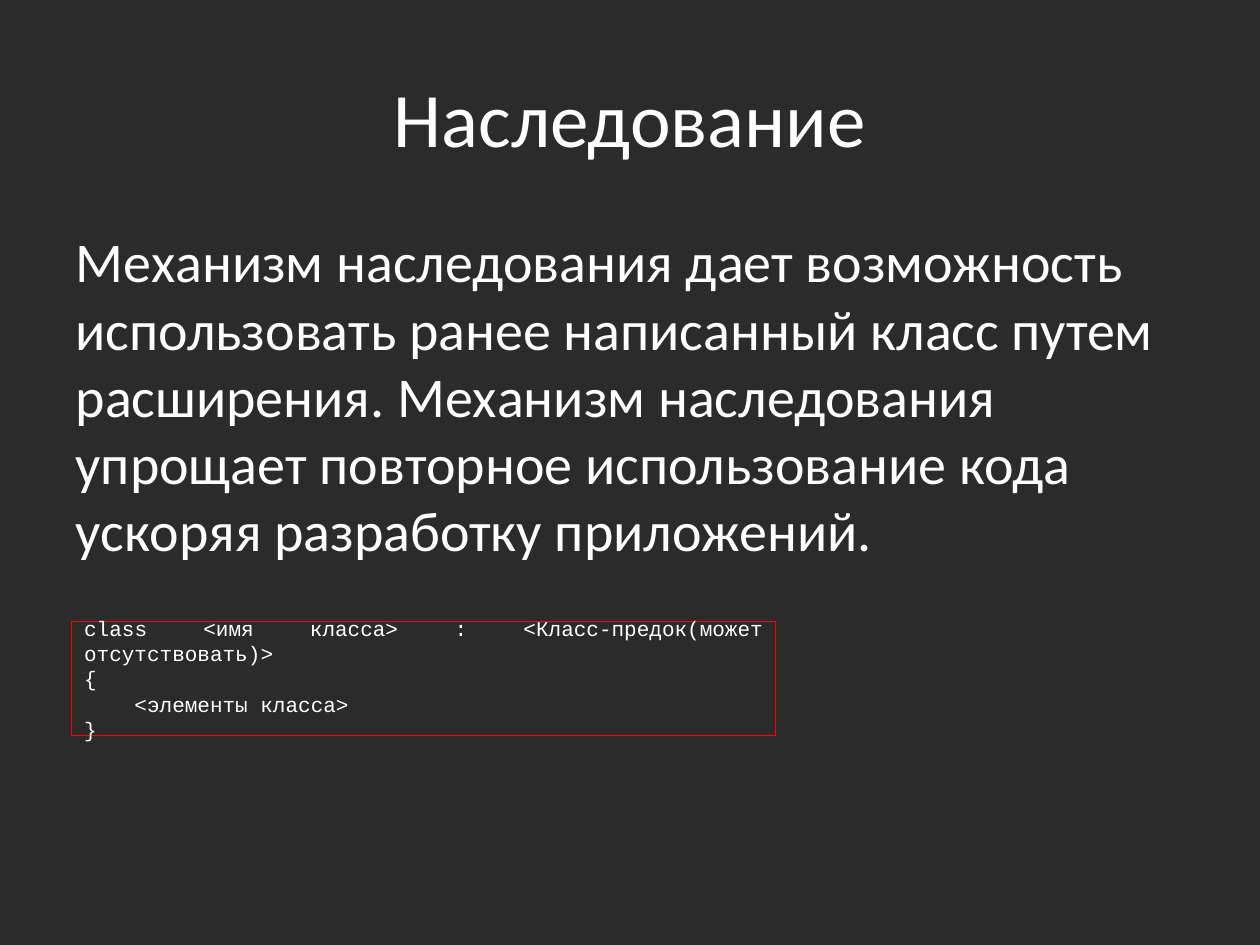
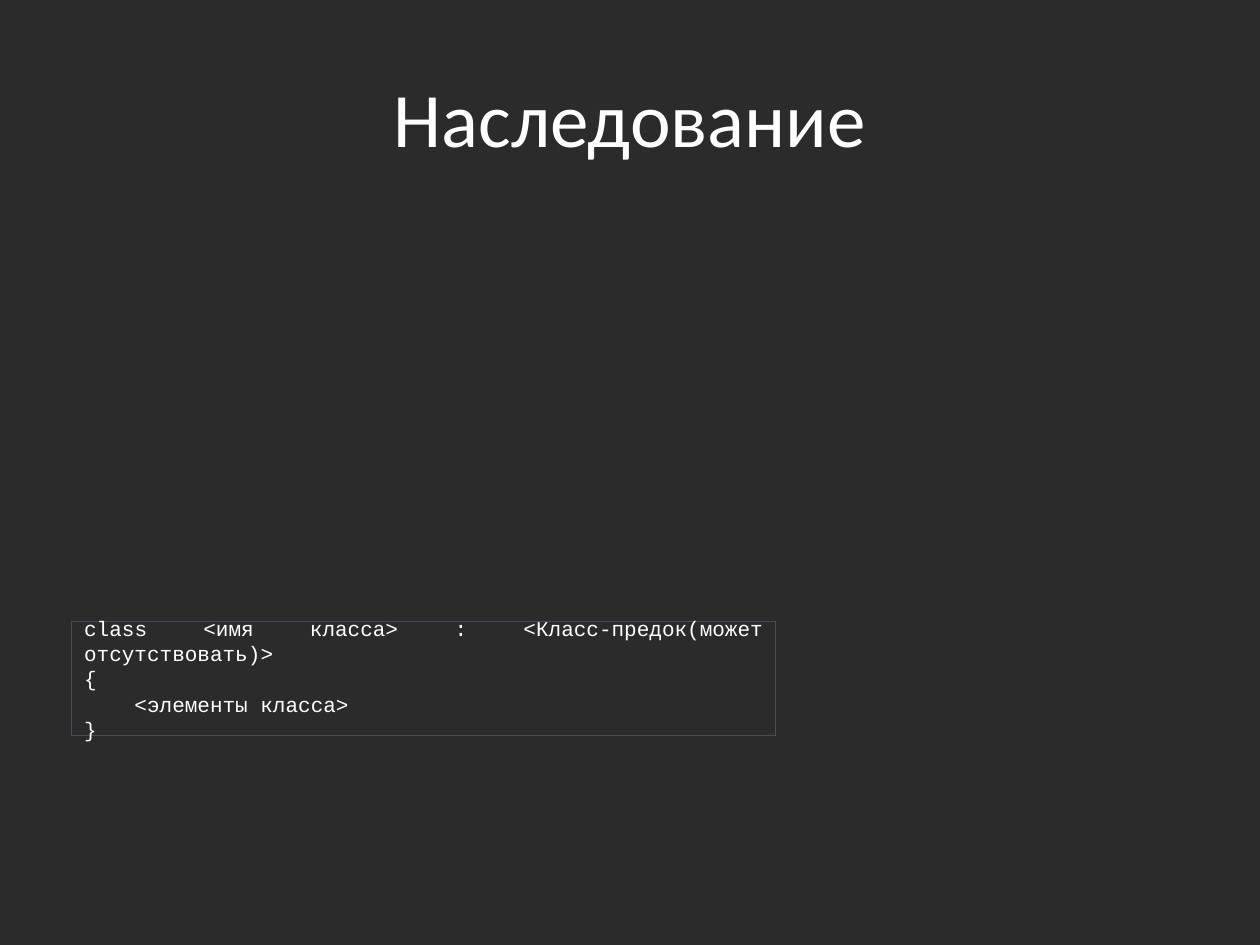
Before and after one commit to bazile/Training, a slide deck: slide 42 of Presentation/lesson-02-oop.pptx (slide 38 before the commit). Drawn at 1260x945 pixels with LibreOffice and Linux fonts; fonts in the diff are those of the drawing; background and template pictures are left out; a plain dark background stands for a picture behind light text. Boxes give left, top, right and bottom in pixels: in the first picture for what was removed or moved away, otherwise in the second. Text is boxed around its words. In the diff, an @@ line names an element or a change of style, - is before the commit and + after.

```diff
--- a/Presentation/lesson-02-oop.pptx
+++ b/Presentation/lesson-02-oop.pptx
@@ text removed at (x1=76, y1=246, x2=1153, y2=560) @@
-Механизм наследования дает возможность использовать ранее написанный класс путем расширения. Механизм наследования упрощает повторное использование кода ускоряя разработку приложений.
```
Also in this commit, not shown: 3 other slides changed, 7 slides added, 6 other files.
